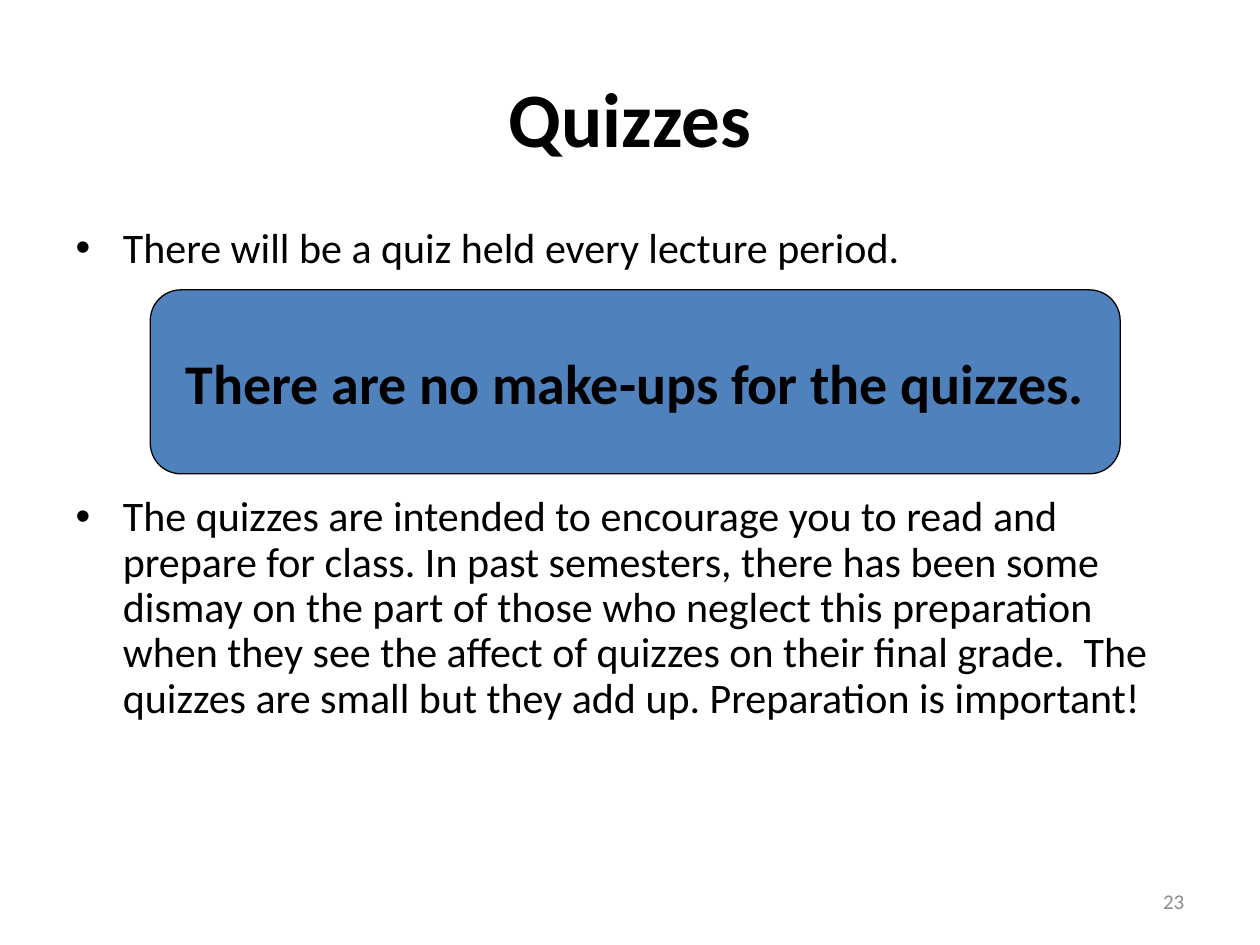
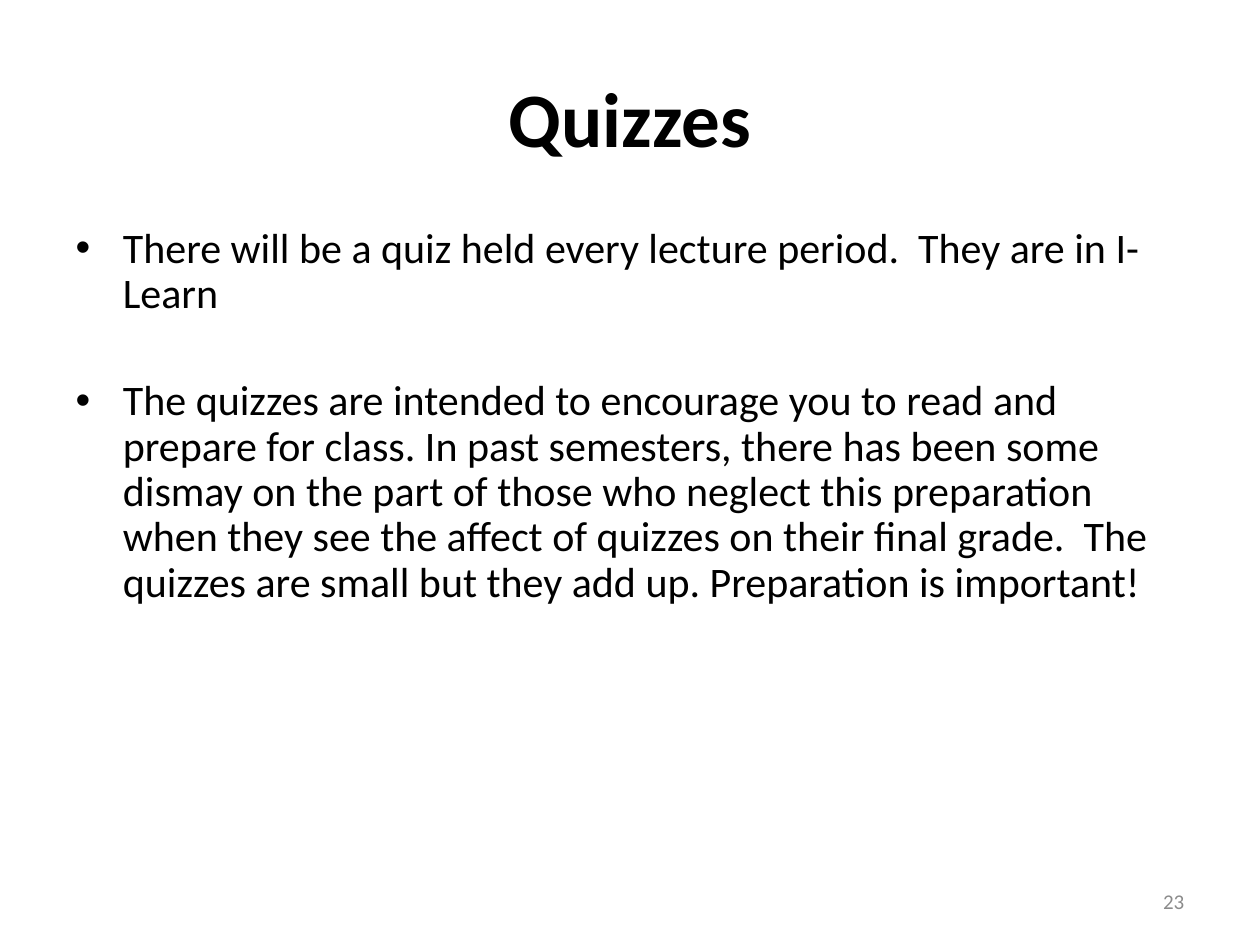
Before and after one commit to rtlines/PH223-Engineering-Physics, a slide deck: slide 23 of Slides/PH223_Lecture_01.pptx. Drawn at 1260x945 pixels with LibreOffice and Linux fonts; fonts in the diff are those of the drawing. Boxes give left, top, right and bottom in pixels: in the first picture for what was removed or moved away, otherwise in the second. Text is boxed around its words. In the diff, an @@ line names an element or a change of style, - is before the commit and + after.

```diff
--- a/Slides/PH223_Lecture_01.pptx
+++ b/Slides/PH223_Lecture_01.pptx
@@ text at box(123, 233, 1139, 309): text changed @@
-• There will be a quiz held every lecture period.
+• There will be a quiz held every lecture period. They are in I-Learn
@@ rounded rectangle removed at box(150, 290, 1120, 474) @@
-There are no make-ups for the quizzes.
```
Also in this commit, not shown: 9 other slides changed, 5 other files.
